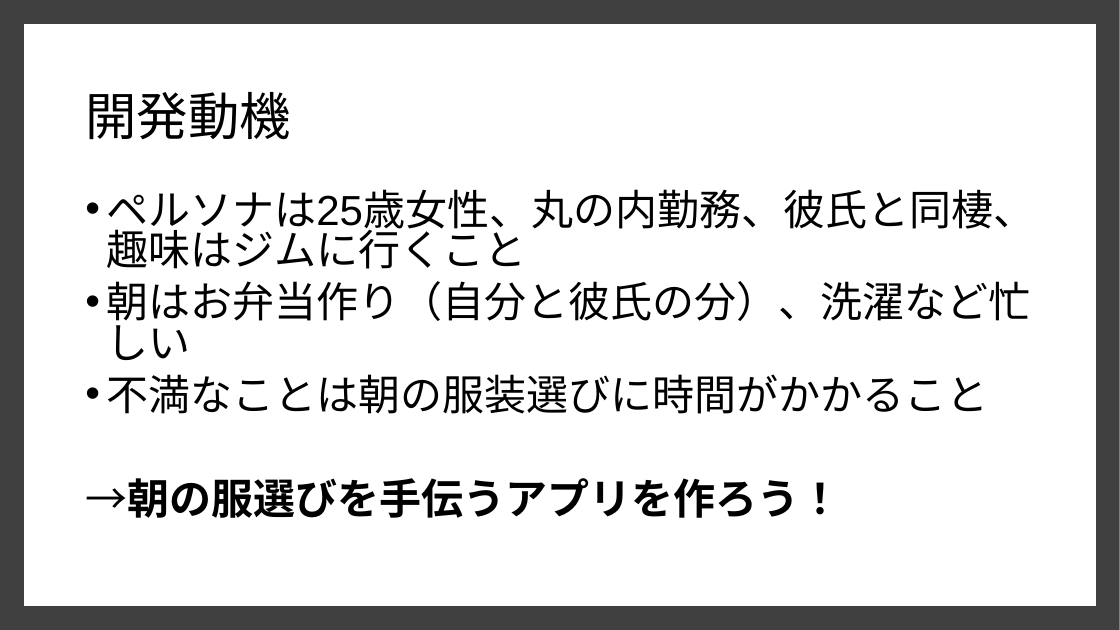
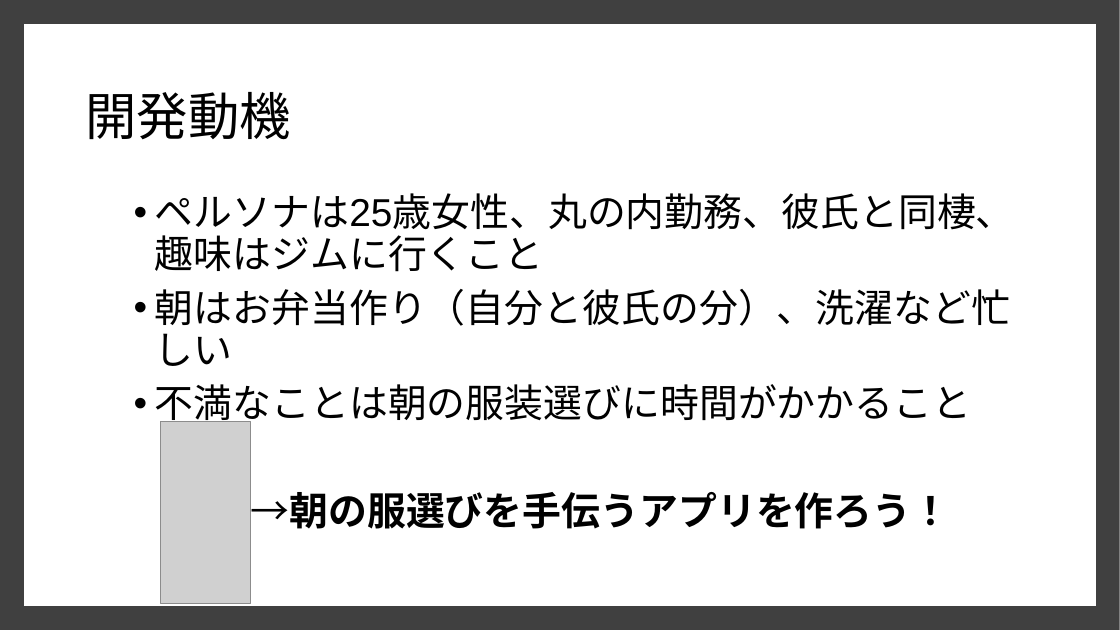
Before and after one commit to dojo2022/E-4, a slide deck: slide 4 of E4_配布資料/研修結果発表パワーポイント.pptx. Drawn at 1120x630 pixels with LibreOffice and Linux fonts; fonts in the diff are those of the drawing; grey boxes stand for pictures. Boxes give left, top, right and bottom in pixels: in the first picture for what was removed or moved away, otherwise in the second. Text is boxed around its words. In the diff, an @@ line names an element or a change of style, - is before the commit and + after.

```diff
--- a/E4_配布資料/研修結果発表パワーポイント.pptx
+++ b/E4_配布資料/研修結果発表パワーポイント.pptx
@@ text "ペルソナは25歳女性、丸の内勤務、彼氏と同棲、趣味はジムに行くこと": place and size @@
-text "ペルソナは25歳女性、丸の内勤務、彼氏と同棲、趣味はジムに行くこと" at [85,189,1035,518]
+text "ペルソナは25歳女性、丸の内勤務、彼氏と同棲、趣味はジムに行くこと" at [155,193,1015,535]
@@ text "ペルソナは25歳女性、丸の内勤務、彼氏と同棲、趣味はジムに行くこと" at [155,193,1015,535]: size 36 to 33.3 pt; line spacing 0.8 to 0.9 @@
@@ picture added at [160,422,250,604] @@
```
Also in this commit, not shown: 3 other slides changed.
